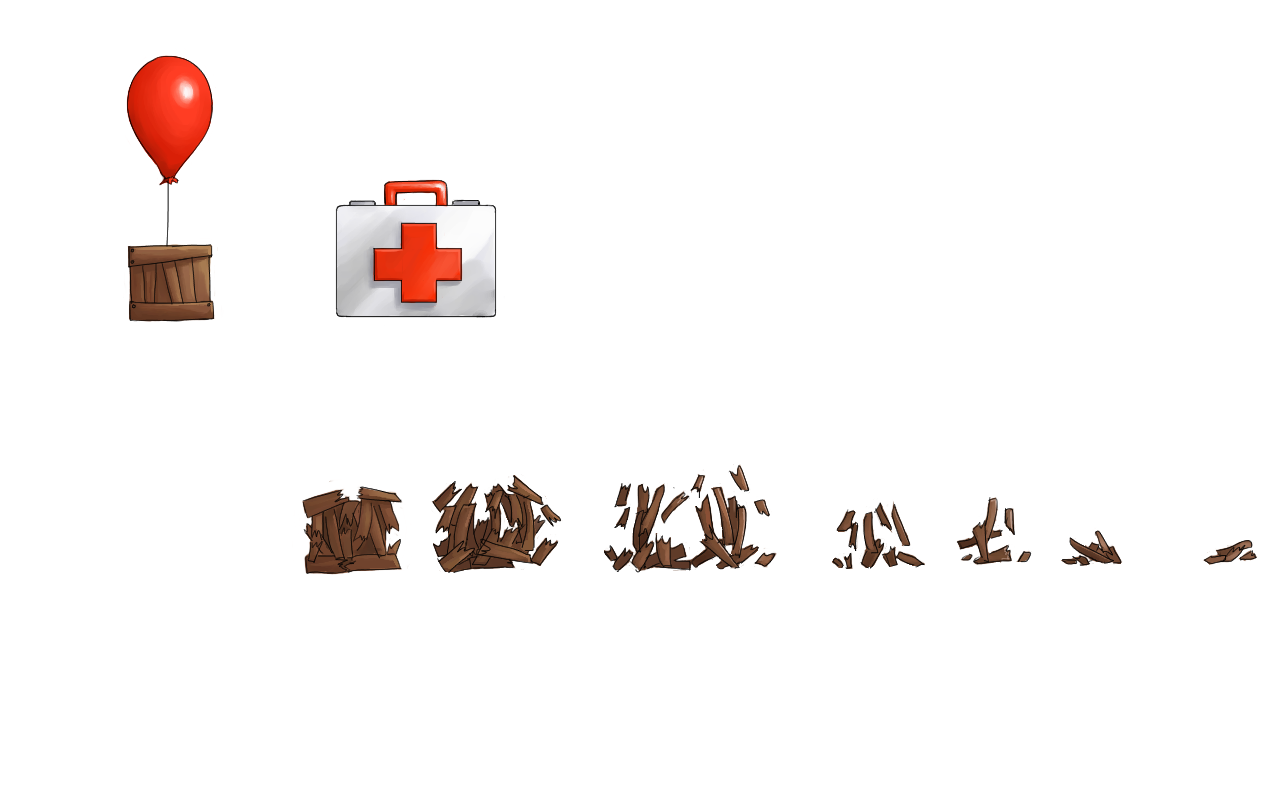
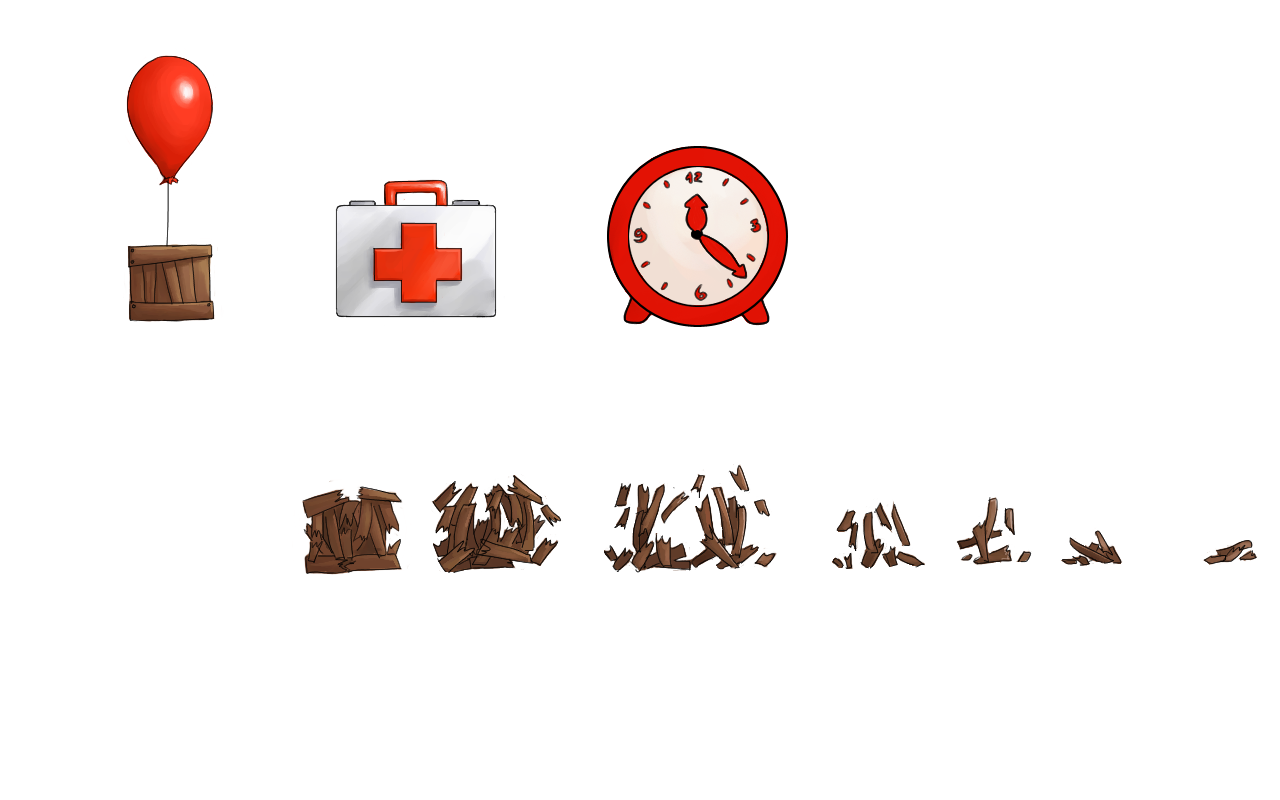
The second 1280×800 image is a revision of the first. Changes to its layers:
added group "Red Clock" with 11 layers above "Crate Explosion" over <box>607,145,788,327</box>
added layer "Big needle" in group "Red Clock" over <box>690,229,748,279</box>
added layer "Red Big Needle" in group "Red Clock" over <box>698,235,752,278</box>
added layer "SMall needle" in group "Red Clock" over <box>684,193,747,279</box>
added layer "Red Small Needle" in group "Red Clock" over <box>685,194,707,232</box>
added layer "Centre" in group "Red Clock" over <box>690,227,704,240</box>
added layer "Numbers" in group "Red Clock" over <box>633,171,762,301</box>
added layer "Clock" in group "Red Clock" over <box>607,146,788,327</box>
added layer "Feet" in group "Red Clock" over <box>623,297,770,326</box>
added layer "Red" (1st of 2, in "Red Clock") in group "Red Clock" over <box>607,145,788,327</box>
added layer "Beige" in group "Red Clock" over <box>618,160,783,320</box>
